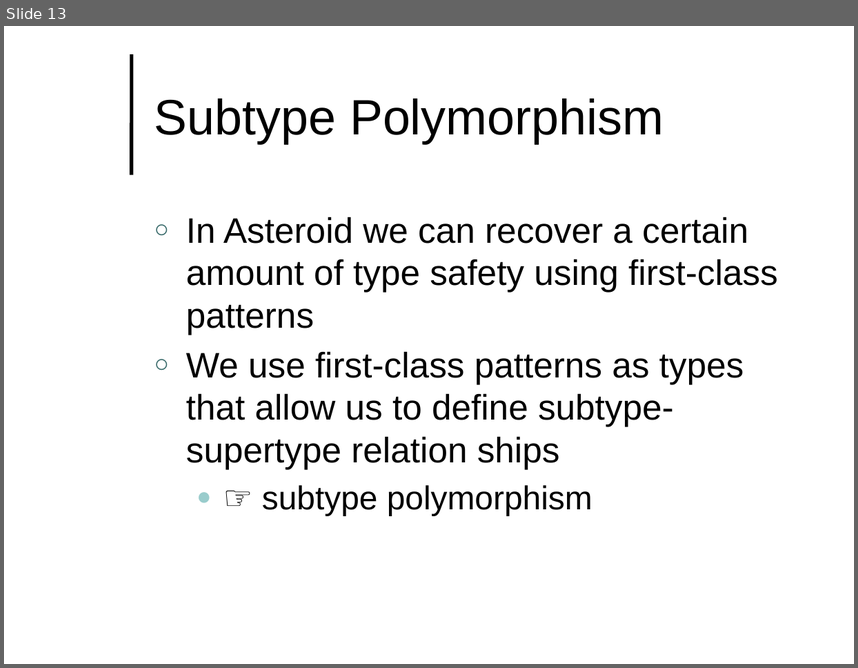
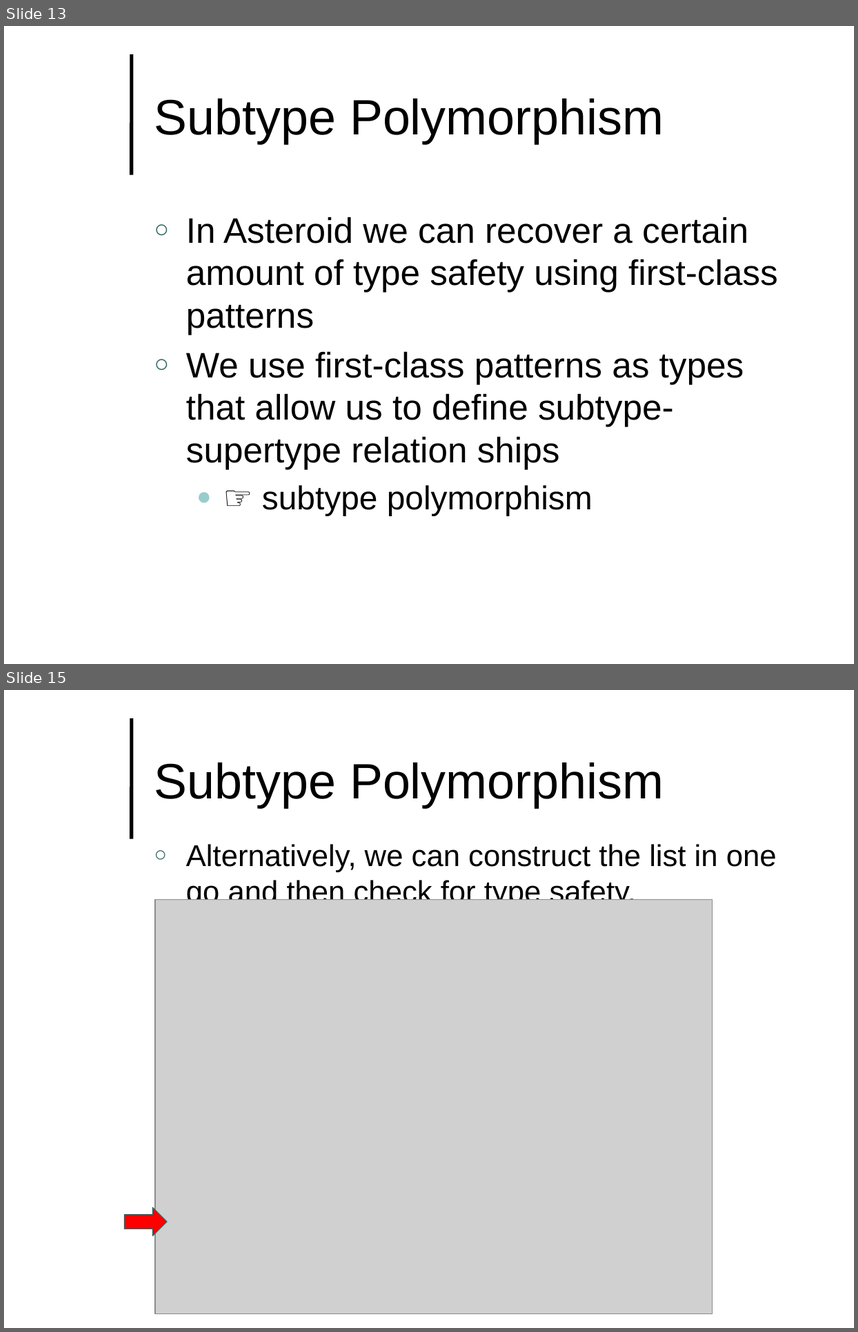
Before and after one commit to lutzhamel/CSC493, a slide deck: notes/csc493-ln016.pptx. Shown one above the other, each under a label of ours: slide 13 before the commit, slides 13 and 15 after it; the slides between them are not shown. The pictures are 858x668 and 858x1332 pixels, drawn with LibreOffice and Linux fonts; fonts in the diff are those of the drawing; grey boxes stand for pictures; background and template pictures are left out. Boxes give left, top, right and bottom in pixels: in the first picture for what was removed or moved away, otherwise in the second. Text is boxed around its words. In the diff, an @@ line names an element or a change of style, - is before the commit and + after.

```diff
--- a/notes/csc493-ln016.pptx
+++ b/notes/csc493-ln016.pptx
@@ slide 15 added at [4, 690, 854, 1328], background #FFFFFF; not listed: 1 template element that a slide beside it also shows @@
@@ title added at [154, 762, 664, 807], 42 pt, text #000000 @@
+Subtype Polymorphism
@@ text added at [186, 844, 777, 900], 25.5 pt, text #000000 @@
+○ Alternatively, we can construct the list in one go and then check for type safety.
@@ picture added at [155, 899, 713, 1313] @@
@@ right arrow added at [125, 1207, 168, 1235], fill #FF0000, outline #336666 0.75 pt @@
```
Also in this commit, not shown: 1 other slide added, 1 slide removed, 2 other files.
